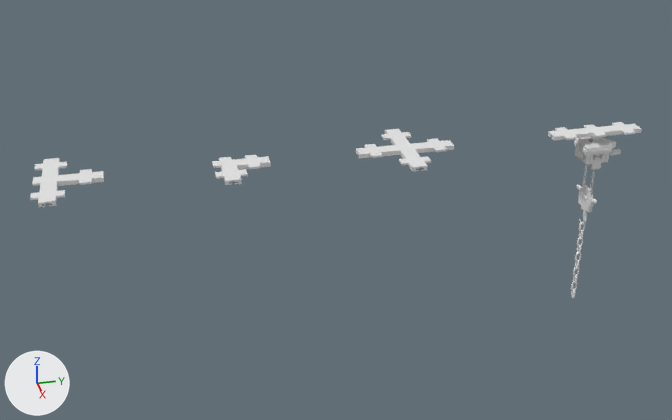
Before and after pictures for a commit that changed the Blender file Models/GroupD/Factory Kit/Factory Machinery/Pulley/FM-005 Pulley Improved2.blend.
Both versions are drawn from a 50 mm lens placed at (16.8, -9.47, 10.66), pointed at (-0.39, -5.56, 1.78). The axes (+X, +Y, +Z) are drawn at lower left. The lights are the same throughout.

In view in the first picture: 'FM-005-PulleyLift2', 'FM-005-PulleyRailCorner', 'FM-005-PulleyRailStraight', 'FM-005-PulleyRailT', 'FM-005-PulleyRailX'.
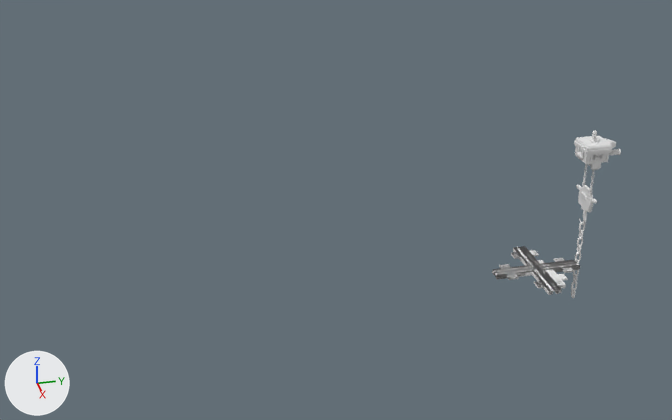
Diff of the bpy script that builds the scene:
```diff
--- a/Models/GroupD/Factory Kit/Factory Machinery/Pulley/FM-005 Pulley Improved2.blend.py
+++ b/Models/GroupD/Factory Kit/Factory Machinery/Pulley/FM-005 Pulley Improved2.blend.py
@@ ob_fm_005_pulleyrailstraight @@
 ob_fm_005_pulleyrailstraight = bpy.data.objects.new('FM-005-PulleyRailStraight', me_cube_003)
-ob_fm_005_pulleyrailstraight.location = (0.0, 1.0, 3.25)
+ob_fm_005_pulleyrailstraight.location = (0.0, 0.0, 0.0)
 ob_fm_005_pulleyrailstraight.rotation_euler = (0.0, 0.0, -1.571)  # degrees (0, 0, -90)
@@ ob_fm_005_pulleyrailx @@
 ob_fm_005_pulleyrailx = bpy.data.objects.new('FM-005-PulleyRailX', me_cube_006)
-ob_fm_005_pulleyrailx.location = (0.0, -3.2, 3.25)
+ob_fm_005_pulleyrailx.location = (0.0, 0.0, 0.0)
 ob_fm_005_pulleyrailx.rotation_euler = (0.0, 0.0, -1.571)  # degrees (0, 0, -90)
@@ ob_fm_005_pulleyrailcorner @@
 ob_fm_005_pulleyrailcorner = bpy.data.objects.new('FM-005-PulleyRailCorner', me_cube_008)
-ob_fm_005_pulleyrailcorner.location = (0.0, -7.0, 3.25)
+ob_fm_005_pulleyrailcorner.location = (0.0, 0.0, 0.0)
 ob_fm_005_pulleyrailcorner.rotation_euler = (0.0, 0.0, -1.571)  # degrees (0, 0, -90)
@@ ob_fm_005_pulleyrailt @@
 ob_fm_005_pulleyrailt = bpy.data.objects.new('FM-005-PulleyRailT', me_cube_007)
-ob_fm_005_pulleyrailt.location = (0.0, -10.2, 3.25)
+ob_fm_005_pulleyrailt.location = (0.0, 0.0, 0.0)
 ob_fm_005_pulleyrailt.rotation_euler = (0.0, 0.0, -1.571)  # degrees (0, 0, -90)
```

Where the change shows, as pixel boxes (x1, y1, x2, y2) in the pictures (672 x 420 px):
'FM-005-PulleyRailX', moved: before (356, 129, 454, 171); after (492, 246, 578, 295)
'FM-005-PulleyRailT', moved: before (30, 158, 104, 207); after (514, 247, 575, 295)
'FM-005-PulleyRailStraight', moved: before (548, 122, 641, 141); after (492, 259, 580, 280)
'FM-005-PulleyRailCorner', moved: before (212, 154, 271, 185); after (538, 260, 574, 288)
